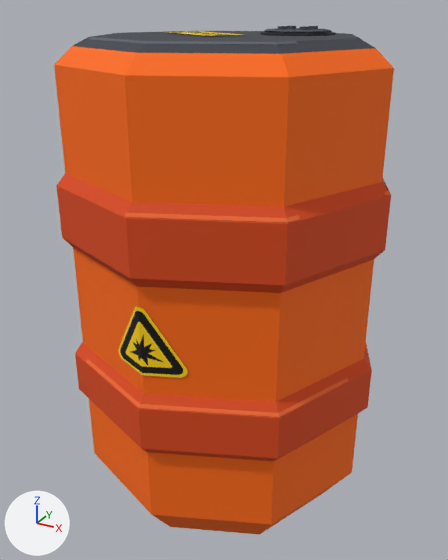
What one commit did to the FBX model Art/Meshes/barrel/SM_Barrel.fbx.
The view is the same before and after, from a 50 mm camera at (79.7, -146.4, 138.4) aimed at (-0.3, -1.0, 65.6). Lighting does not change. The marker at lower left points along +X, +Y and +Z. The older version comes first. Vertices at exactly the same position are counted once.

Objects in the first picture: 'SM_Barrel'.
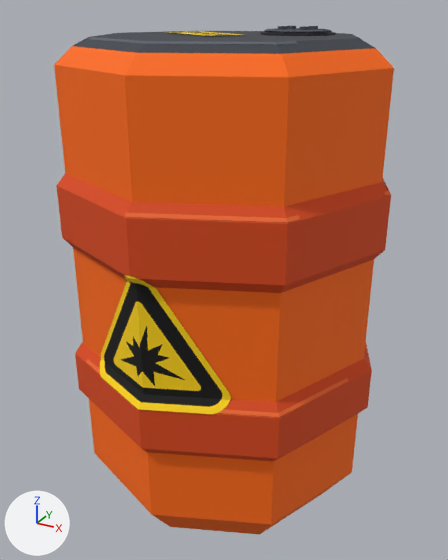
What differs and where, as boxes [x1, y1, x2, y2] in the pictures (448 x 560 px):
part 1 of me_sm_barrel, added: after [100, 275, 231, 414]
part 2 of me_sm_barrel, deleted: before [118, 307, 188, 378]

The change, as a diff of the scene's bpy script:
```diff
--- a/Art/Meshes/barrel/SM_Barrel.fbx.py
+++ b/Art/Meshes/barrel/SM_Barrel.fbx.py
@@ me_sm_barrel @@
 # used by ob_sm_barrel; location = (0.0, 0.0, 0.0)
-me_sm_barrel.from_pydata(...)  # 298 vertices, 204 faces; spans x -45.0..45.0, y -45.0..45.0, z 0.0..134.0
+me_sm_barrel.from_pydata(...)  # 310 vertices, 212 faces; spans x -45.0..45.0, y -45.3..45.0, z 0.0..134.0
+# me_sm_barrel part 1: a new loose piece of 18 vertices spanning x -26.1..26.1, y -45.3..-32.0, z 39.5..91.5, in mat_m_barrel_warning (picture img_t_barrel_warning_png)
+# me_sm_barrel part 2: the loose piece of 6 vertices spanning x -13.6..13.6, y -42.8..-37.1, z 52.0..79.0 is deleted
 me_sm_barrel.materials.append(mat_m_barrel_body)
```
